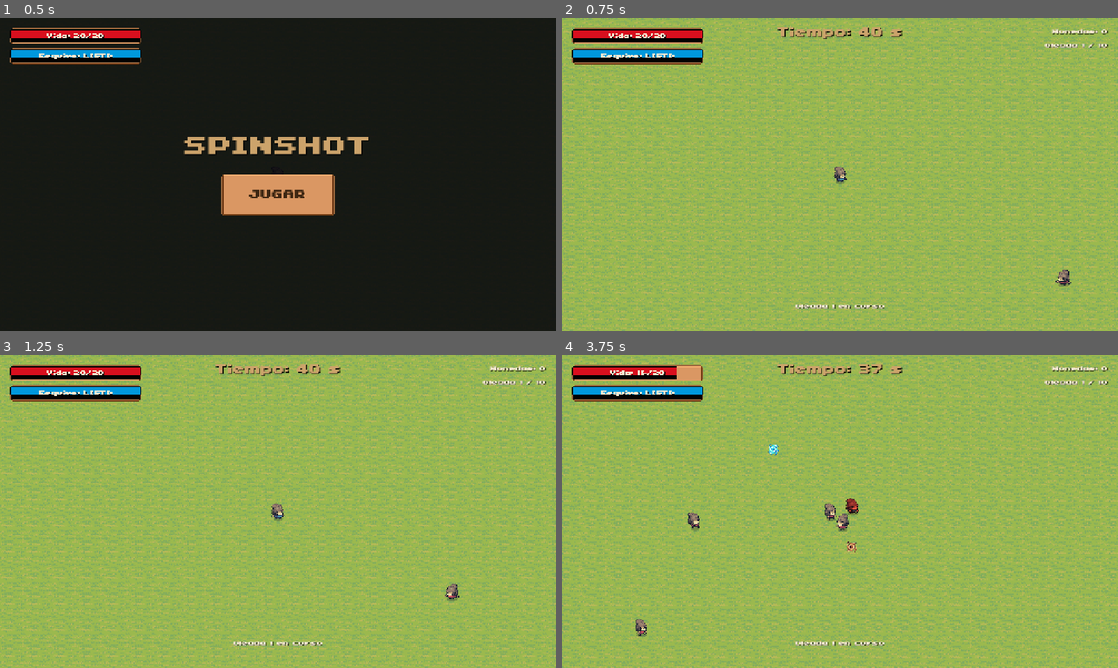
Above: before the commit, frames 1-4 (two rows, left to right).
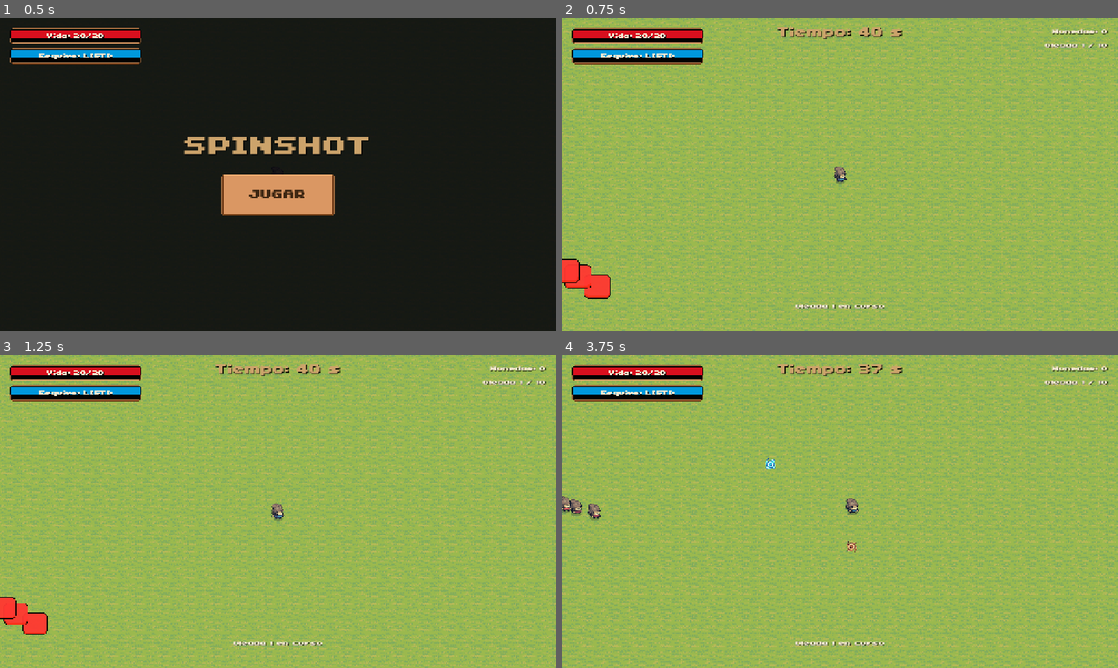
Above: after the commit, the same moments.

Repository: 4FCC/spinshot
Game: Godot game, scene res://Scenes/Main.tscn
The game is run twice, just before and just after one commit, with the same random seed, the same clock (stepped at 60 frames per second) and the same inputs.
Inputs (mouse positions are in pixels of both pictures, inside the frame that each line leads up to):
- Up to frame 1 (0.5 s): no input
- Up to frame 2 (0.75 s): click (840, 196) at 0.5 s
- Up to frame 3 (1.25 s): no input
- Up to frame 4 (3.75 s): tap Enter at 1.25 s; move the mouse to (962, 495) at 1.27 s; hold D (Derecha) 1.28-2.03 s; tap Space (dodge) at 1.35 s; move the mouse to (728, 527) at 2.02 s; hold S (Abajo) 2.03-2.78 s; tap N (end_wave) at 2.1 s; move the mouse to (895, 442) at 2.77 s; hold D (Derecha) 2.78-3.53 s; hold Right mouse button (shoot) 2.78-3.53 s; move the mouse to (812, 574) at 3.52 s; hold W (Arriba) from 3.53 s (still down); click (812, 574) at 3.6 s

Frame 1 is identical in both runs. In frame 2, 0.9% of the frame differs, in the area x 0-92%, y 76-90%; in frame 3, 0.8%; in frame 4, 32%, in the area x 0-100%, y 0-100%.

Commit message:
SpinShots con daño inmediato, grupos de enemigos con aviso y ajustes
- SpinShots: dañan a los enemigos desde el primer instante de la trayectoria
  (la gracia inicial ahora solo evita el autodaño del jugador al disparar)
- Enemigos: collision_mask = 0 para que se atraviesen entre sí (sin atascos)
- Efecto de estallido (división/rebote) ahora azul (486.png fila 2)
- Aparición por grupos pequeños/grandes con indicador rojo animado previo
  (Spritesheet_UI_Flat_Animated) en cada punto de spawn

Co-Authored-By: Claude Opus 4.8 <noreply@anthropic.com>
Claude-Session: https://claude.ai/code/session_01EVFDgn2qQnY3SEDFH6Bwyc

Diff:
--- a/Scenes/BigMinion.tscn
+++ b/Scenes/BigMinion.tscn
@@ -14,7 +14,7 @@
 
 [node name="BigMinion" type="CharacterBody2D" unique_id=596581615]
 collision_layer = 2
-collision_mask = 2
+collision_mask = 0
 script = ExtResource("1_enemy")
 max_health = 12
 contact_damage = 4
--- a/Scenes/BulletMinion.tscn
+++ b/Scenes/BulletMinion.tscn
@@ -15,7 +15,7 @@
 
 [node name="BulletMinion" type="CharacterBody2D"]
 collision_layer = 2
-collision_mask = 2
+collision_mask = 0
 script = ExtResource("1_bm")
 max_health = 12
 contact_damage = 0
--- a/Scenes/ChargerMinion.tscn
+++ b/Scenes/ChargerMinion.tscn
@@ -13,7 +13,7 @@
 
 [node name="ChargerMinion" type="CharacterBody2D"]
 collision_layer = 2
-collision_mask = 2
+collision_mask = 0
 script = ExtResource("1_ch")
 max_health = 8
 contact_damage = 3
--- a/Scenes/Minion.tscn
+++ b/Scenes/Minion.tscn
@@ -14,7 +14,7 @@
 
 [node name="Minion" type="CharacterBody2D"]
 collision_layer = 2
-collision_mask = 2
+collision_mask = 0
 script = ExtResource("1_enemy")
 max_health = 6
 contact_damage = 2
--- /dev/null
+++ b/Scenes/SpawnIndicator.tscn
@@ -0,0 +1,11 @@
+[gd_scene load_steps=3 format=3 uid="uid://bspawnindscn1"]
+
+[ext_resource type="Script" uid="uid://bspawnindscr1" path="res://Scripts/spawn_indicator.gd" id="1_ind"]
+[ext_resource type="SpriteFrames" uid="uid://bspawnindfrm0" path="res://Scenes/spawn_indicator_frames.tres" id="2_frames"]
+
+[node name="SpawnIndicator" type="AnimatedSprite2D"]
+texture_filter = 1
+z_index = 40
+sprite_frames = ExtResource("2_frames")
+animation = &"spawn"
+script = ExtResource("1_ind")
--- a/Scenes/SupportMinion.tscn
+++ b/Scenes/SupportMinion.tscn
@@ -13,7 +13,7 @@
 
 [node name="SupportMinion" type="CharacterBody2D"]
 collision_layer = 2
-collision_mask = 2
+collision_mask = 0
 script = ExtResource("1_su")
 max_health = 14
 contact_damage = 0
--- a/Scenes/effect_frames.tres
+++ b/Scenes/effect_frames.tres
@@ -53,43 +53,43 @@
 
 [sub_resource type="AtlasTexture" id="u1"]
 atlas = ExtResource("2_burst")
-region = Rect2(64, 320, 64, 64)
+region = Rect2(64, 128, 64, 64)
 
 [sub_resource type="AtlasTexture" id="u2"]
 atlas = ExtResource("2_burst")
-region = Rect2(128, 320, 64, 64)
+region = Rect2(128, 128, 64, 64)
 
 [sub_resource type="AtlasTexture" id="u3"]
 atlas = ExtResource("2_burst")
-region = Rect2(192, 320, 64, 64)
+region = Rect2(192, 128, 64, 64)
 
 [sub_resource type="AtlasTexture" id="u4"]
 atlas = ExtResource("2_burst")
-region = Rect2(256, 320, 64, 64)
+region = Rect2(256, 128, 64, 64)
 
 [sub_resource type="AtlasTexture" id="u5"]
 atlas = ExtResource("2_burst")
-region = Rect2(320, 320, 64, 64)
+region = Rect2(320, 128, 64, 64)
 
 [sub_resource type="AtlasTexture" id="u6"]
 atlas = ExtResource("2_burst")
-region = Rect2(384, 320, 64, 64)
+region = Rect2(384, 128, 64, 64)
 
 [sub_resource type="AtlasTexture" id="u7"]
 atlas = ExtResource("2_burst")
-region = Rect2(448, 320, 64, 64)
+region = Rect2(448, 128, 64, 64)
 
 [sub_resource type="AtlasTexture" id="u8"]
 atlas = ExtResource("2_burst")
-region = Rect2(512, 320, 64, 64)
+region = Rect2(512, 128, 64, 64)
 
 [sub_resource type="AtlasTexture" id="u9"]
 atlas = ExtResource("2_burst")
-region = Rect2(576, 320, 64, 64)
+region = Rect2(576, 128, 64, 64)
 
 [sub_resource type="AtlasTexture" id="u10"]
 atlas = ExtResource("2_burst")
-region = Rect2(640, 320, 64, 64)
+region = Rect2(640, 128, 64, 64)
 
 [resource]
 animations = [{
--- /dev/null
+++ b/Scenes/spawn_indicator_frames.tres
@@ -0,0 +1,39 @@
+[gd_resource type="SpriteFrames" load_steps=6 format=3 uid="uid://bspawnindfrm0"]
+
+[ext_resource type="Texture2D" uid="uid://bdk64t2n6vues" path="res://UI assets/Spritesheet_UI_Flat_Animated.png" id="1_ui"]
+
+[sub_resource type="AtlasTexture" id="s0"]
+atlas = ExtResource("1_ui")
+region = Rect2(0, 96, 32, 32)
+
+[sub_resource type="AtlasTexture" id="s1"]
+atlas = ExtResource("1_ui")
+region = Rect2(32, 96, 32, 32)
+
+[sub_resource type="AtlasTexture" id="s2"]
+atlas = ExtResource("1_ui")
+region = Rect2(64, 96, 32, 32)
+
+[sub_resource type="AtlasTexture" id="s3"]
+atlas = ExtResource("1_ui")
+region = Rect2(96, 96, 32, 32)
+
+[resource]
+animations = [{
+"frames": [{
+"duration": 1.0,
+"texture": SubResource("s0")
+},{
+"duration": 1.0,
+"texture": SubResource("s1")
+},{
+"duration": 1.0,
+"texture": SubResource("s2")
+},{
+"duration": 1.0,
+"texture": SubResource("s3")
+}],
+"loop": true,
+"name": &"spawn",
+"speed": 6.0
+}]
--- a/Scripts/game_mode.gd
+++ b/Scripts/game_mode.gd
@@ -24,6 +24,14 @@
 @export var spawn_radius: float = 650.0   # Distancia a la que aparecen del jugador
 @export var wave_duration: float = 40.0   # Segundos que dura cada oleada
 @export var total_waves: int = 10         # Tras la última oleada aparece el jefe
+
+@export_group("Aparición por grupos")
+@export var spawn_warning_time: float = 1.2   # Aviso visual antes de cada grupo
+@export var large_group_chance: float = 0.35  # Probabilidad de grupo grande
+@export var small_group_min: int = 2
+@export var small_group_max: int = 4
+@export var large_group_min: int = 6
+@export var large_group_max: int = 10
 
 @export_group("Modo")
 # Main: debug_mode = false (auto), DEV-ROOM: debug_mode = true (manual + atajos).
@@ -71,6 +79,10 @@
 # Recorte del marco de madera dentro del sprite Rectangulo (sin el relleno transparente)
 const RECT_REGION := Rect2(18, 23, 108, 39)
 
+# Indicador de aparición de enemigos (rojo, animado)
+const SPAWN_INDICATOR := preload("res://Scenes/SpawnIndicator.tscn")
+const INDICATOR_COLOR := Color(1.0, 0.22, 0.2, 0.95)
+
 func _ready() -> void:
 	randomize()
 	# El GameMode (y su UI) sigue activo aunque el árbol esté en pausa,
@@ -126,8 +138,8 @@
 
 	_spawn_accum -= delta
 	if _spawn_accum <= 0.0:
-		_spawn_accum = _spawn_interval()
-		_spawn_enemy()
+		_spawn_accum = _group_interval()
+		_spawn_group()
 
 func _unhandled_input(event: InputEvent) -> void:
 	# F11 alterna pantalla completa (en cualquier momento, también en menús)
@@ -317,6 +329,11 @@
 	var idx := clampi(wave_number - 1, 0, _waves.size() - 1)
 	return _waves[idx].get("interval", 1.0)
 
+func _group_interval() -> float:
+	# Como ahora aparecen grupos (varios enemigos), se espacian más que el
+	# intervalo de un solo enemigo, y se cuenta también el tiempo de aviso.
+	return _spawn_interval() * 4.0 + spawn_warning_time
+
 func _pick_enemy_scene() -> PackedScene:
 	"""Elige un tipo de enemigo de la oleada actual por peso (ignora nulos)."""
 	var idx := clampi(wave_number - 1, 0, _waves.size() - 1)
@@ -336,21 +353,71 @@
 			return entry[0]
 	return minion_scene
 
-func _spawn_enemy() -> void:
-	var scene := _pick_enemy_scene()
-	if scene == null:
-		return
+func _spawn_host() -> Node:
+	var host := get_tree().current_scene
+	if host == null:
+		host = get_parent()
+	return host
+
+# Genera un grupo (pequeño o grande) precedido de indicadores rojos en cada
+# punto exacto donde aparecerá un enemigo.
+func _spawn_group() -> void:
 	if player == null or not is_instance_valid(player):
 		player = _find_player()
 	if player == null:
 		return
+
+	var is_large := randf() < large_group_chance
+	var count := randi_range(large_group_min, large_group_max) if is_large \
+		else randi_range(small_group_min, small_group_max)
+
+	# Centro del grupo a distancia fija del jugador; los enemigos se reparten
+	# alrededor de ese centro.
+	var base_angle := randf() * TAU
+	var center: Vector2 = player.global_position + Vector2(cos(base_angle), sin(base_angle)) * spawn_radius
+	var spread := 140.0 if is_large else 70.0
+
+	var positions: Array = []
+	for i in count:
+		positions.append(center + Vector2(randf_range(-spread, spread), randf_range(-spread, spread)))
+
+	_telegraph_and_spawn(positions, is_large)
+
+func _telegraph_and_spawn(positions: Array, is_large: bool) -> void:
+	# 1) Mostrar los indicadores de aparición unos segundos
+	var indicators: Array = []
+	var ind_scale := 2.6 if is_large else 1.9
+	for p in positions:
+		var ind = SPAWN_INDICATOR.instantiate()
+		_spawn_host().add_child(ind)
+		ind.setup(p, INDICATOR_COLOR, ind_scale)
+		indicators.append(ind)
+
+	await get_tree().create_timer(spawn_warning_time).timeout
+	if not is_instance_valid(self):
+		return
+
+	# 2) Quitar los indicadores
+	for ind in indicators:
+		if is_instance_valid(ind):
+			ind.queue_free()
+
+	# Si la oleada terminó o se abrió la tienda/pantalla durante el aviso, no
+	# aparecen los enemigos.
+	if not wave_active or _screen_active or shop.visible:
+		return
+
+	# 3) Spawnear el grupo en los puntos avisados
+	for p in positions:
+		_spawn_enemy_at(p)
+
+func _spawn_enemy_at(pos: Vector2) -> void:
+	var scene := _pick_enemy_scene()
+	if scene == null:
+		return
 	var enemy = scene.instantiate()
-	var angle := randf() * TAU
-	var host := get_tree().current_scene
-	if host == null:
-		host = get_parent()
-	host.add_child(enemy)
-	enemy.global_position = player.global_position + Vector2(cos(angle), sin(angle)) * spawn_radius
+	_spawn_host().add_child(enemy)
+	enemy.global_position = pos
 
 func _clear_enemies() -> void:
 	# Limpia los minions de la oleada, pero NO al jefe.
@@ -358,6 +425,9 @@
 		if enemy.is_in_group("boss"):
 			continue
 		enemy.queue_free()
+	# También retira los indicadores de aparición pendientes.
+	for ind in get_tree().get_nodes_in_group("spawn_indicator"):
+		ind.queue_free()
 
 #=============================================================================
 # JEFE
--- /dev/null
+++ b/Scripts/spawn_indicator.gd
@@ -0,0 +1,26 @@
+extends AnimatedSprite2D
+
+# =============================================================================
+# SPAWN INDICATOR — Aviso visual del punto donde aparecerán enemigos
+# =============================================================================
+# Usa la animación del spritesheet "Spritesheet_UI_Flat_Animated" y se tiñe de
+# rojo por código para que el jugador identifique rápido las zonas de aparición.
+# El GameMode lo crea unos segundos antes del grupo y lo elimina al spawnear.
+
+var _base_scale: float = 1.0
+
+func _ready() -> void:
+	add_to_group("spawn_indicator")
+
+func setup(world_pos: Vector2, color: Color, base_scale: float = 1.8) -> void:
+	global_position = world_pos
+	modulate = color
+	_base_scale = base_scale
+	scale = Vector2(base_scale, base_scale)
+	play("spawn")
+	# Pulso de escala para llamar la atención sobre la zona de aparición.
+	var tw := create_tween().set_loops()
+	tw.tween_property(self, "scale", Vector2(base_scale, base_scale) * 1.15, 0.35) \
+		.set_trans(Tween.TRANS_SINE)
+	tw.tween_property(self, "scale", Vector2(base_scale, base_scale), 0.35) \
+		.set_trans(Tween.TRANS_SINE)
--- a/Scripts/spin_bullet.gd
+++ b/Scripts/spin_bullet.gd
@@ -57,8 +57,9 @@
 	_angle = (global_position - _center).angle()
 
 	$Area2D.body_entered.connect(_on_body_entered)
-	# Pequeña gracia para evitar daño inmediato al disparar
-	get_tree().create_timer(0.4).timeout.connect(func(): _can_damage = true)
+	# Gracia SOLO para no dañar al propio jugador en el instante del disparo
+	# (la bala nace pegada a él). A los enemigos los daña desde el primer frame.
+	get_tree().create_timer(0.35).timeout.connect(func(): _can_damage = true)
 
 
 func setup(target: Node2D, direction: Vector2, mode: int = 0) -> void:
@@ -131,9 +132,8 @@
 
 
 func _on_body_entered(body: Node2D) -> void:
-	if not _can_damage:
-		return
 	if body.is_in_group("enemy") and body.has_method("take_damage"):
+		# Los enemigos reciben daño desde el primer instante de la trayectoria.
 		# Giro letal: probabilidad de matar al girar (reemplaza el daño normal)
 		if lethal_chance > 0.0 and randf() < lethal_chance and body.has_method("apply_lethal_spin"):
 			body.apply_lethal_spin()
@@ -142,6 +142,9 @@
 		_spawn_bounce(global_position)
 		queue_free()
 	elif body.is_in_group("player") and body.has_method("take_damage"):
+		# Gracia inicial solo para el jugador (la bala nace sobre él al disparar).
+		if not _can_damage:
+			return
 		body.take_damage(damage)
 		queue_free()
 
Not shown, added: Scripts/spawn_indicator.gd.uid
Not shown, changed: docs/oleadas.md
Not shown, changed: docs/ui_sprites.md
